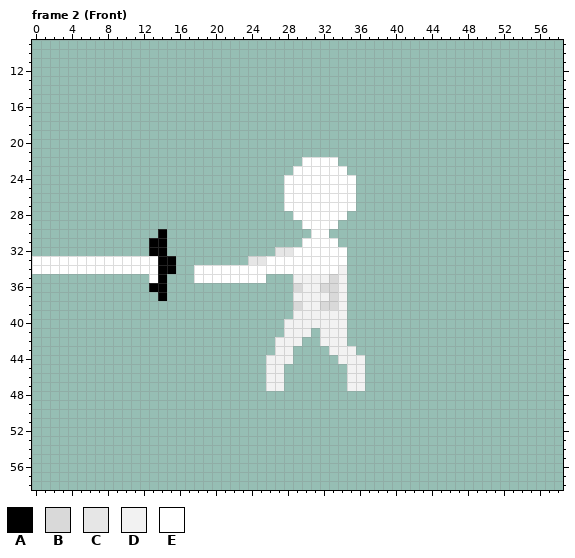
One commit to this pixel-art file: Assets/Art/Characters/Player/Sword_Attack/Player_Sword_Attack_Left.aseprite. Above is the file before it was changed.
64x64 pixels, 18 frames. Shown: frame 2 (Front): x 0..58, y 9..58. The commit also changed other frames, which this record leaves out.
Visible layers, top first: "Skin/Head", "Skin/Left Arm", "Skin/Right Arm", "Skin/Chest", "Skin/Left Leg", "Skin/Right Leg", "Sword".
Palette (. is transparent): A #000000  B #d9d9d9  C #e6e6e6  D #f2f2f2  E #ffffff
Pixels before, frame 2 (Front) (only the part around the change), first column x 0:
13 ..............................................
14 ..............................................
15 ..............................................
16 ..............................................
17 ..............................................
18 ..............................................
19 ..............................................
20 ..............................................
21 ..............................................
22 ..............................EEEE............
23 .............................EEEEEE...........
24 ............................EEEEEEEE..........
25 ............................EEEEEEEE..........
26 ............................EEEEEEEE..........
27 ............................EEEEEEEE..........
28 .............................EEEEEE...........
29 ..............................EEEE............
30 ..............A................EE.............
31 .............AA...............EEEE............
32 .............AA............CCEEEEEE...........
33 EEEEEEEEEEEEEEAA........CCEEEEEEEEE...........
34 EEEEEEEEEEEEEEAA..EEEEEEEEEEEEEEEED...........
35 .............EA...EEEEEEEE...DDDDBD...........
36 .............AA..............BDDBBD...........
37 ..............A..............DDDDBD...........
38 .............................BDDBBD...........
39 .............................DDDDDD...........
40 ............................DDDDDDD...........
41 ............................DDD.DDD...........
42 ...........................DDD..DDD...........
43 ...........................DD....DDD..........
44 ..........................DDD.....DDD.........
45 ..........................DD.......DD.........
46 ..........................DD.......DD.........
47 ..........................DD.......DD.........
48 ..............................................
49 ..............................................
50 ..............................................
Once edited:
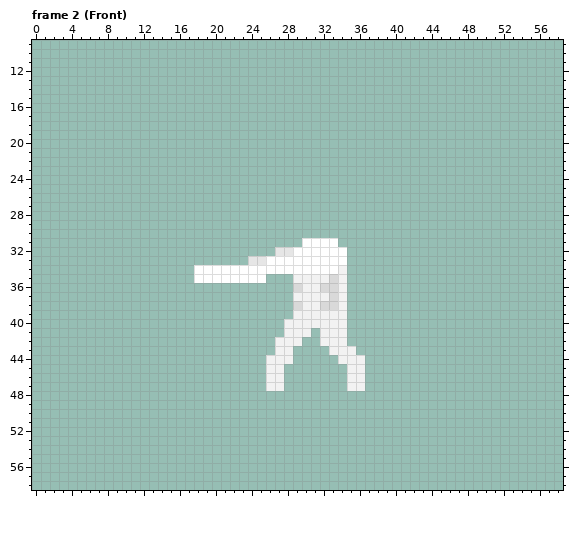
Difference:
layer "Sword" now hidden
layer "Skin/Head" now hidden
Frame 2 (Front):
Colour A is removed in row 30 at x 14; in rows 31 to 32 at x 13 to 14; in rows 33 to 34 at x 14 to 15; in row 35 at x 14; in row 36 at x 13 to 14; in row 37 at x 14.
Colour E is removed in row 22 at x 30 to 33; in row 23 at x 29 to 34; in rows 24 to 27 at x 28 to 35; in row 28 at x 29 to 34; in row 29 at x 30 to 33; in row 30 at x 31 to 32.
Colour E is removed in rows 33 to 34 at x 0 to 13; in row 35 at x 13.
Changed places in both pictures, as pixel boxes (x1, y1, x2, y2):
erased: (284, 157, 356, 238)
erased: (32, 229, 176, 301)
